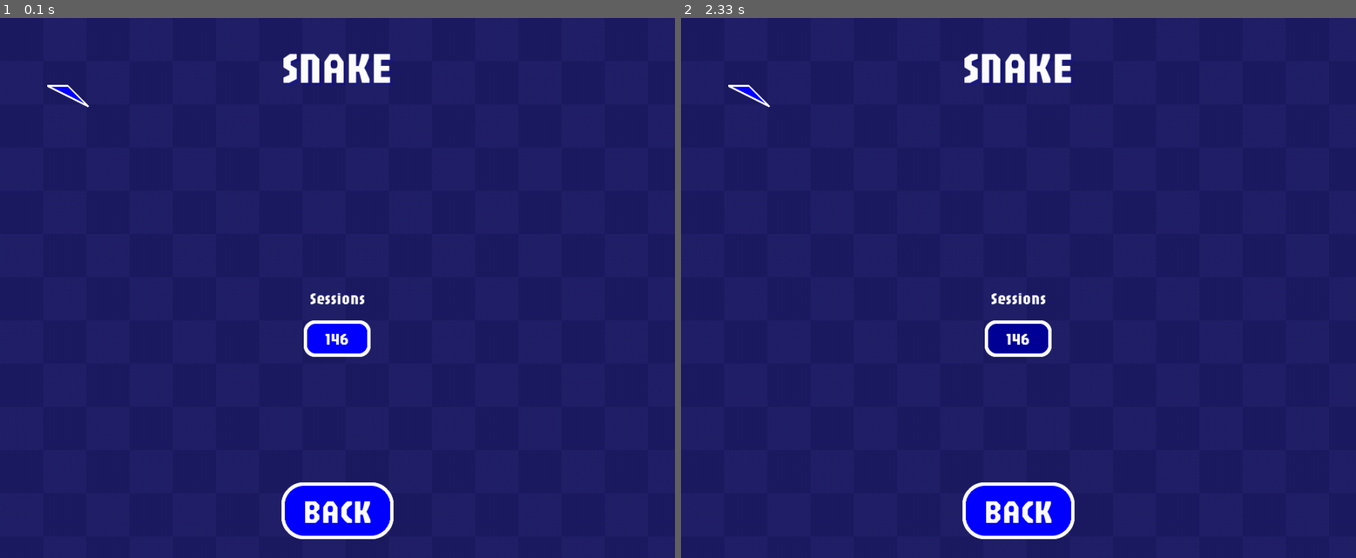
Above: before the commit, frames 1-2 (left to right).
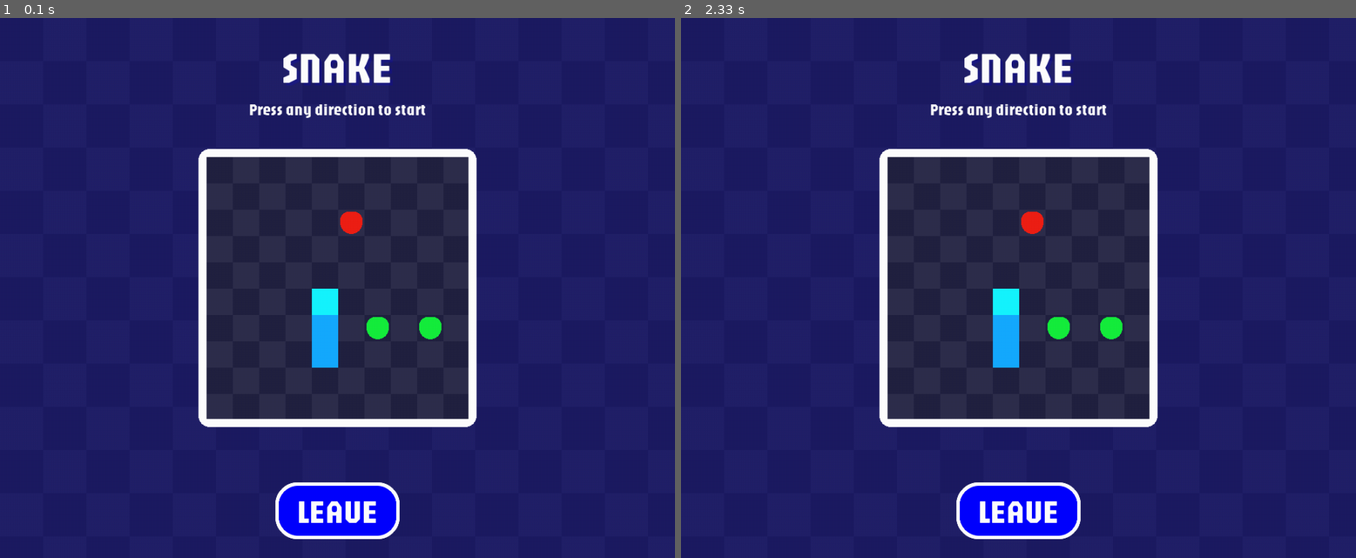
Above: after the commit, the same moments.

Repository: DevJ2K/snakeAI
Game: pygame game, started from srcs/Window.py
The game is run twice, just before and just after one commit, with the same random seed, the same clock (stepped at 60 frames per second) and the same inputs.
Inputs (mouse positions are in pixels of both pictures, inside the frame that each line leads up to):
- Up to frame 1 (0.1 s): no input
- Up to frame 2 (2.33 s): click (1018, 336) at 0.38 s, where only the run before the commit has a clickable "146"; click (856, 293) at 0.72 s; click (1018, 336) at 2.05 s, where only the run before the commit has a clickable "146"

The runs differ from the first frame. In frame 1, 18% of the frame differs, in the area x 7-71%, y 12-97%; in frame 2, 18%.

Commit message:
✅ : Adjust game colors.

Diff:
--- a/srcs/Snake.py
+++ b/srcs/Snake.py
@@ -28,25 +28,25 @@
             'name': "HEAD",
             'char': 'H',
             'color': Colors.MAGHB,
-            'hex': "#09dcf2"
+            'hex': "#16f4ff"
         }
         self.SNAKE_BODY = {
             'name': "SNAKE_BODY",
             'char': 'S',
             'color': Colors.BLUEB,
-            'hex': "#0c00c3"
+            'hex': "#16aaff"
         }
         self.GREEN_APPLE = {
             'name': "GREEN_APPLE",
             'char': 'G',
             'color': Colors.GREENHB,
-            'hex': "#50FF50"
+            'hex': "#16ee3d"
         }
         self.RED_APPLE = {
             'name': "RED_APPLE",
             'char': 'R',
             'color': Colors.REDHB,
-            'hex': "#FF5050"
+            'hex': "#ee2016"
         }
         self.EMPTY_SPACE = {
             'name': "EMPTY_SPACE",
--- a/srcs/Window.py
+++ b/srcs/Window.py
@@ -2,6 +2,11 @@
 import pygame
 import pygame.gfxdraw
 from WindowTheme import WindowTheme
+
+import sys
+sys.path.append(os.path.dirname(os.path.dirname(os.path.abspath(__file__))))
+# print(sys.path)
+
 from srcs.Snake import Snake
 from utils import my_cursors
 import window.window_menu as win_screen
@@ -36,7 +41,7 @@
         self.last_tick = 0
         self.theme = theme.get()
 
-        self.menu = "COMPUTOR_TRAINING_SETTINGS"
+        self.menu = "GAME_INTERFACE"
 
         self.snake = Snake(size=10, snake_length=3)
         self.max_len = self.snake.max_snake_length
@@ -251,17 +256,25 @@
                 pygame.Rect(x, y, TILE_X, TILE_Y)
             )
         elif item['name'] in ["GREEN_APPLE", "RED_APPLE"]:
+            px = 6
+            py = 6
             pygame.draw.rect(
                 self.canvas,
                 item['hex'],
-                pygame.Rect(x, y, TILE_X, TILE_Y)
+                pygame.Rect(x + px / 2, y + py / 2, TILE_X - px, TILE_Y - py),
+                0,
+                border_bottom_left_radius=16,
+                border_bottom_right_radius=16,
+                border_top_left_radius=12,
+                border_top_right_radius=12
             )
         elif item['name'] == "EMPTY_SPACE":
-            pygame.draw.rect(
-                self.canvas,
-                self.theme[f"board{1 + pattern_bool}"],
-                pygame.Rect(x, y, TILE_X, TILE_Y)
-            )
+            pass
+            # pygame.draw.rect(
+            #     self.canvas,
+            #     self.theme[f"board{1 + pattern_bool}"],
+            #     pygame.Rect(x, y, TILE_X, TILE_Y)
+            # )
         else:
             pygame.draw.rect(
                 self.canvas,
@@ -292,12 +305,12 @@
                     bg_pattern = 1 - bg_pattern
                     char = self.snake.get_board_without_border()[i][j]
                     item = self.snake.get_item_by_char(char)
+                    pygame.draw.rect(
+                        self.canvas,
+                        self.theme[f"board{1 + bg_pattern}"],
+                        pygame.Rect(x, y, TILE_X, TILE_Y)
+                    )
                     self.draw_on_board(x, y, TILE_X, TILE_Y, item, bg_pattern)
-                    # pygame.draw.rect(
-                    #     self.canvas,
-                    #     self.theme[f"board{1 + pattern_bool}"],
-                    #     pygame.Rect(x, y, TILE_X, TILE_Y)
-                    # )
                     x += TILE_X
                 if size % 2 == 0:
                     bg_pattern = 1 - bg_pattern
